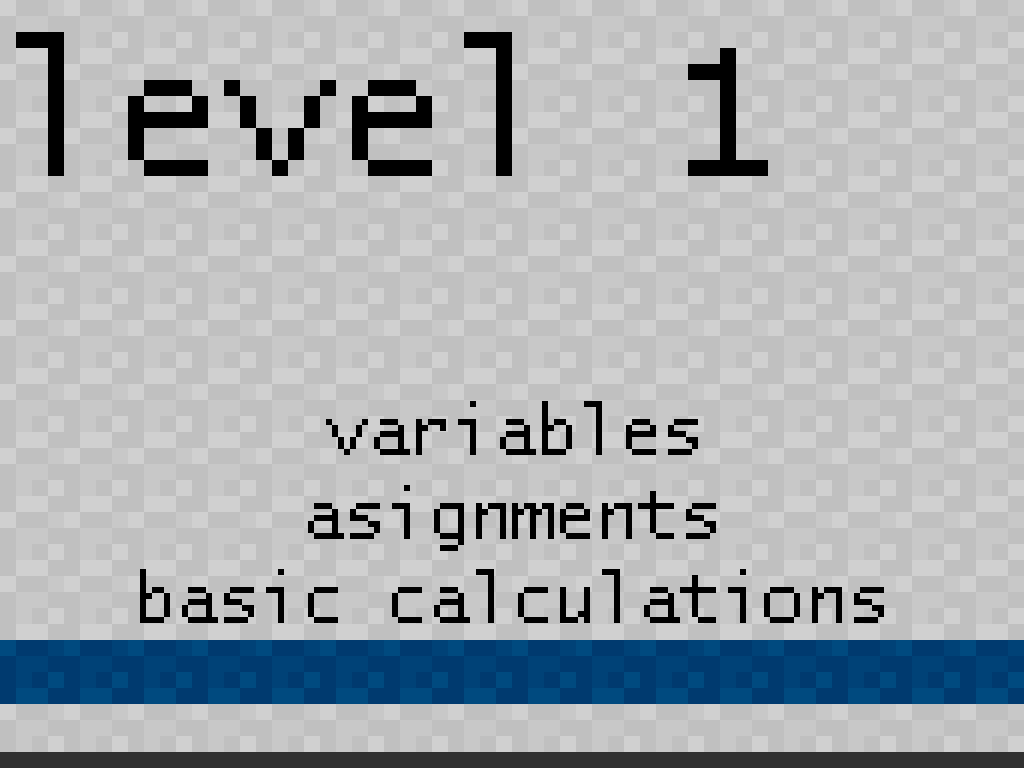
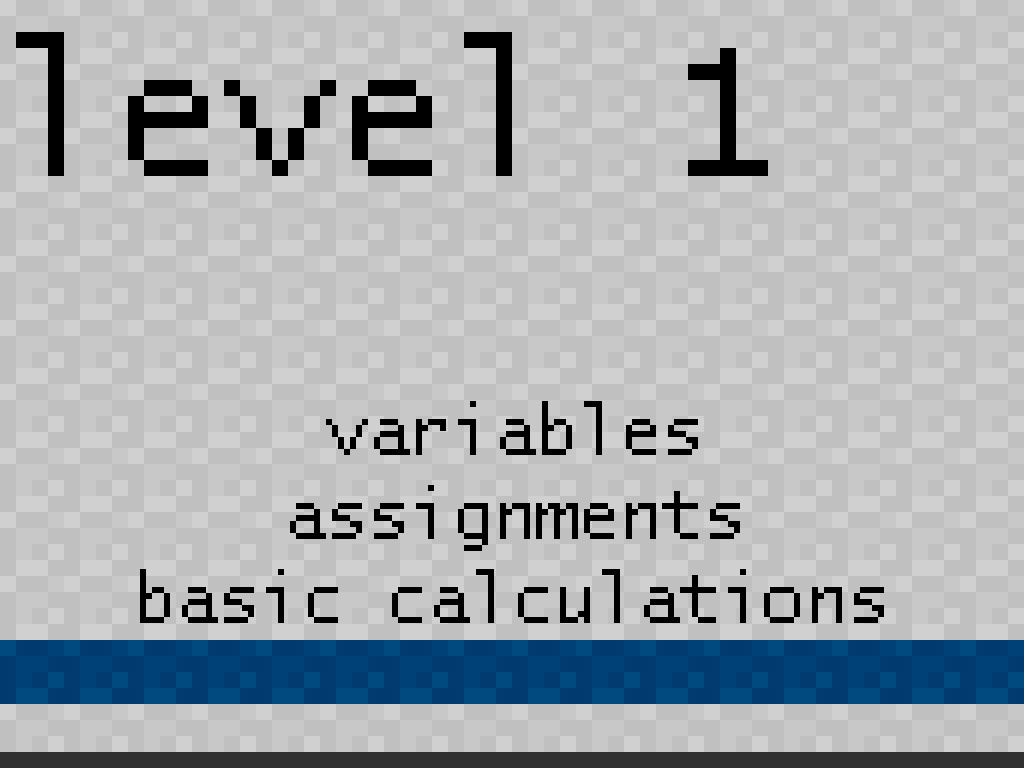
The second 1024px x 768px image is a revision of the first. Changes to its layers:
renamed "variables asignments basic calculations" to "variables assignments basic calculations", painted on it over [290, 485, 740, 551]
